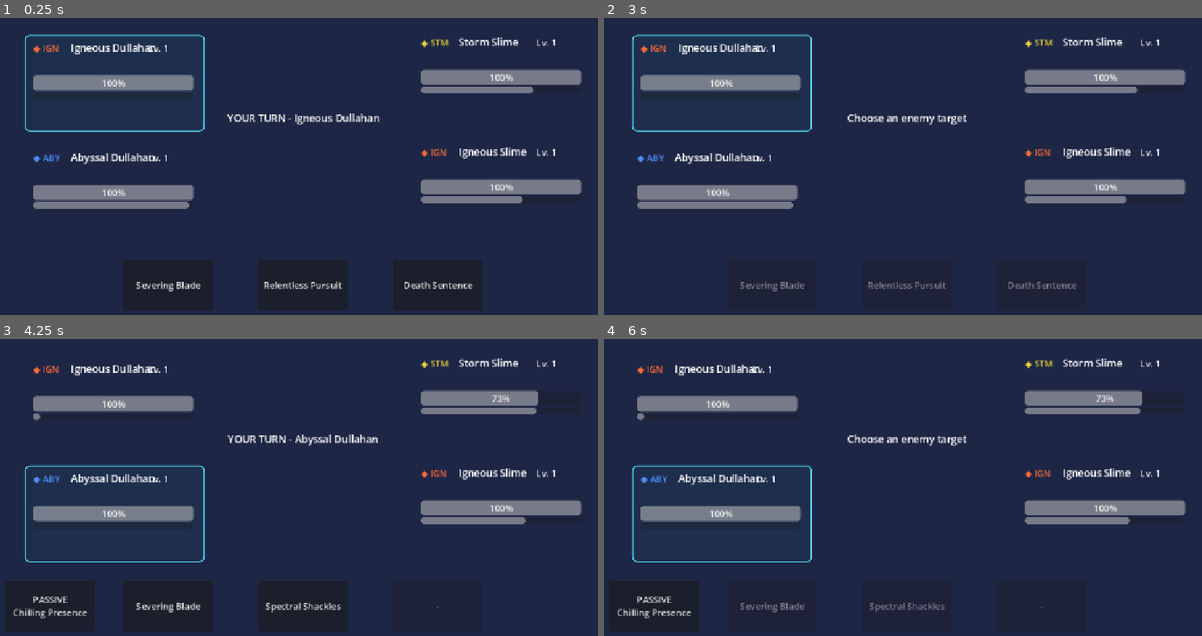
Above: before the commit, frames 1-4 (two rows, left to right).
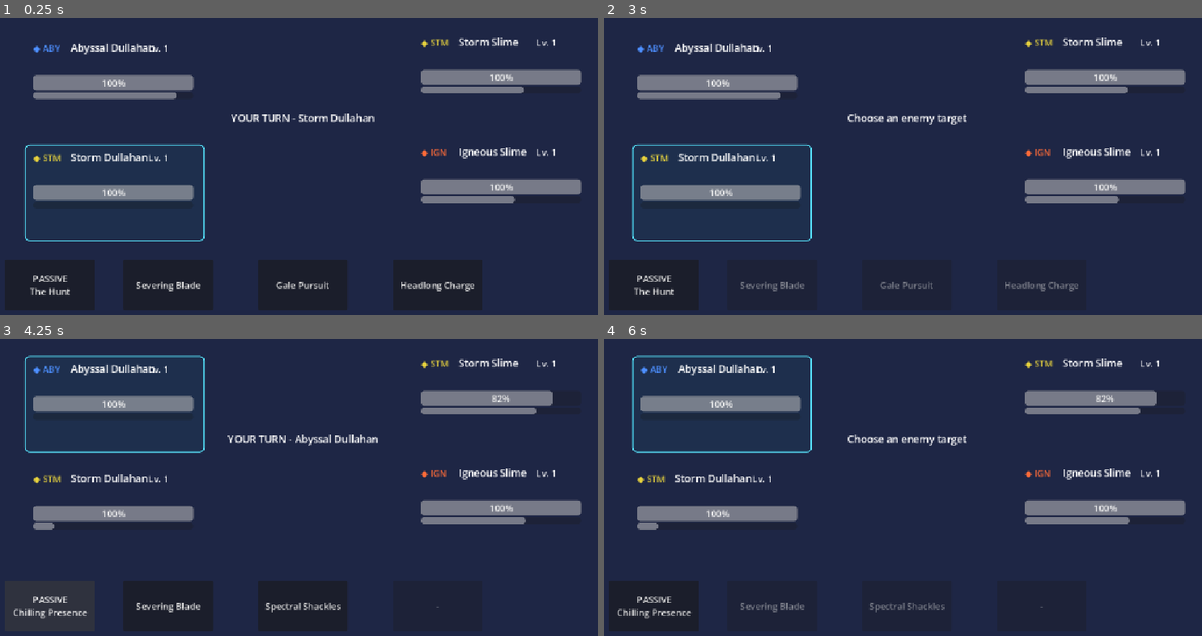
Above: after the commit, the same moments.

Repository: Akharyuu/monster-rpg
Game: Godot game, scene res://scenes/battle/battle_screen.tscn
The game is run twice, just before and just after one commit, with the same random seed, the same clock (stepped at 60 frames per second) and the same inputs.
Inputs (mouse positions are in pixels of both pictures, inside the frame that each line leads up to):
- Up to frame 1 (0.25 s): no input
- Up to frame 2 (3 s): click "Severing Blade" at 0.5 s; click "Relentless Pursuit" (after the commit: "Gale Pursuit") at 1.25 s; click "Death Sentence" (after the commit: "Headlong Charge") at 2 s; click (1106, 77) at 2.77 s
- Up to frame 3 (4.25 s): click (47, 606) at 3.5 s, where only the run after the commit has a clickable "PASSIVE The Hunt"
- Up to frame 4 (6 s): click "Spectral Shackles" at 4.25 s; click "PASSIVE Chilling Presence" at 5 s; click (1106, 398) at 5.77 s

The runs differ from the first frame. In frame 1, 6.4% of the frame differs, in the area x 0-90%, y 5-99%; in frame 2, 6.4%; in frame 3, 2.1%; in frame 4, 2.6%.

Commit message:
Support self-target skills and test Storm Dullahan

Diff:
--- a/godot/scenes/battle/battle_screen.gd
+++ b/godot/scenes/battle/battle_screen.gd
@@ -40,10 +40,10 @@
 func _ready() -> void:
     allies = [
         PrototypeFactoryScript.create_level_one_monster(
-            "dullahan_abyssal"
+            "dullahan_storm"
         ),
         PrototypeFactoryScript.create_level_one_monster(
-            "dullahan_igneous"
+            "dullahan_abyssal"
         )
     ]
 
@@ -211,6 +211,17 @@
         execute_player_skill(
             skill,
             battle_controller.get_living(allies)
+        )
+        return
+
+    if skill.target_type == "self":
+        action_in_progress = true
+        turn_label.text = "Self-targeting skill"
+        await get_tree().create_timer(0.2).timeout
+
+        execute_player_skill(
+            skill,
+            [battle_controller.active_monster]
         )
         return
 
